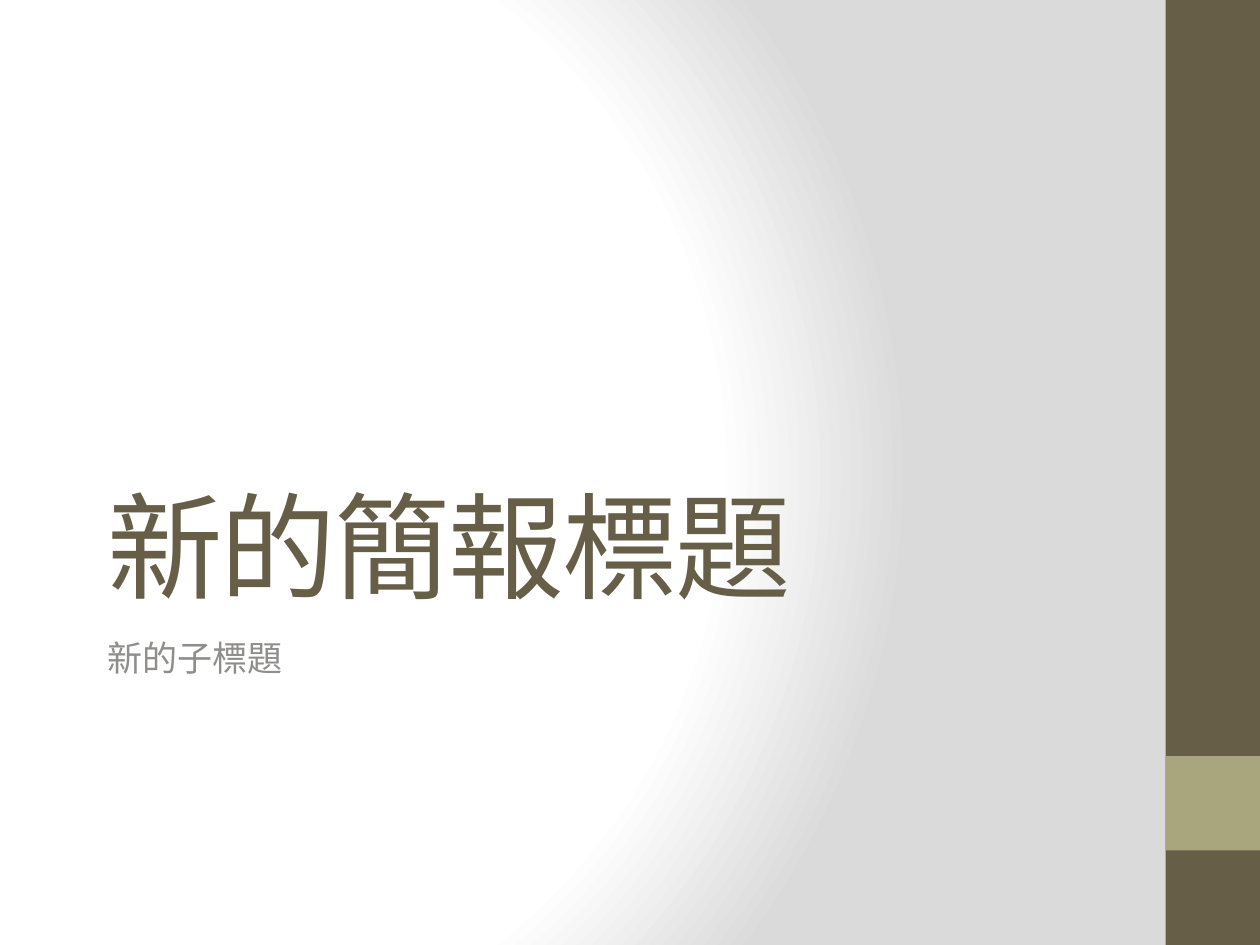
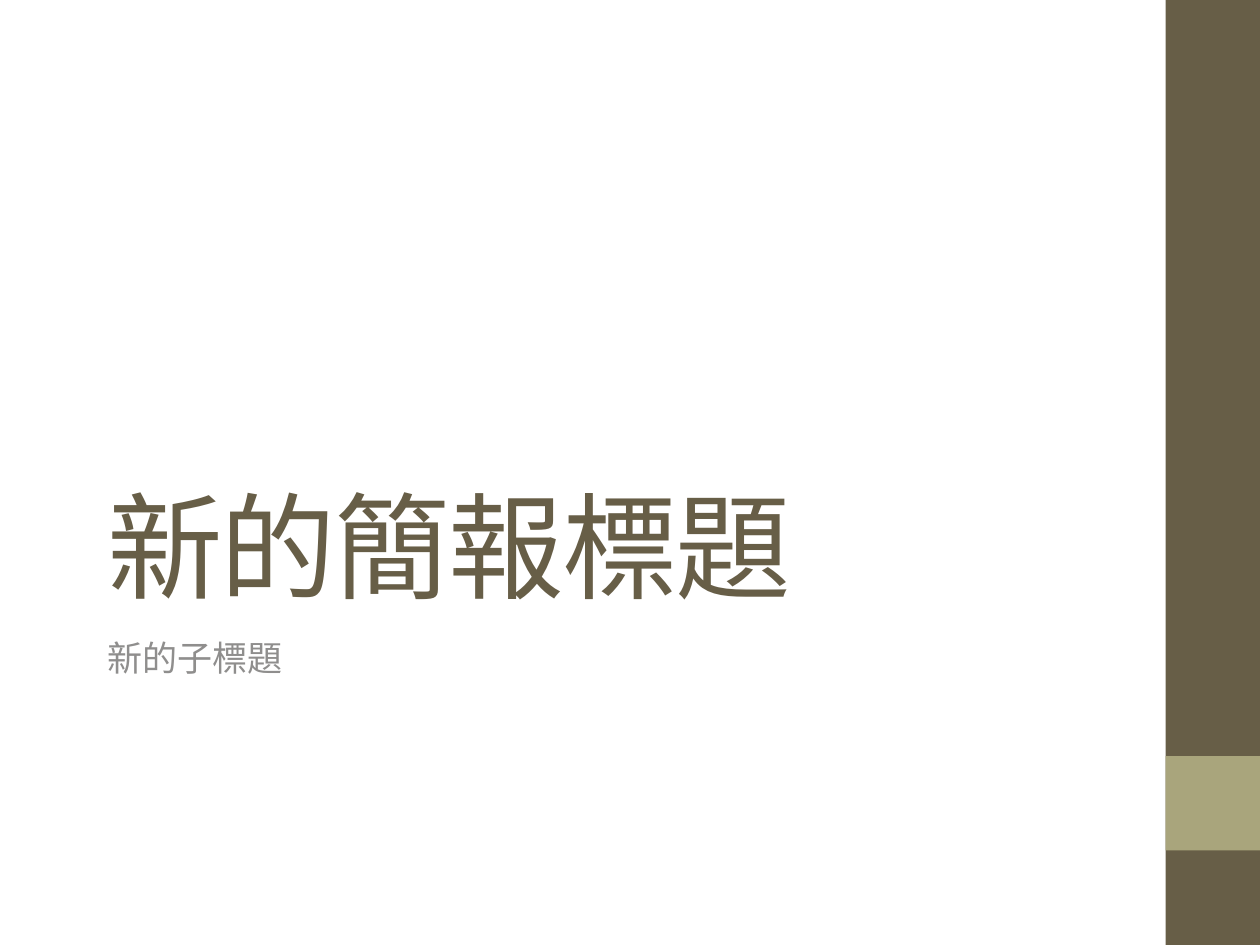
Before and after one commit to fillano/ironman2016, a slide deck: slide 1 of slides/slide1.pptx. Drawn at 1260x945 pixels with LibreOffice and Linux fonts; fonts in the diff are those of the drawing; background and template pictures are left out. Boxes give left, top, right and bottom in pixels: in the first picture for what was removed or moved away, otherwise in the second. Text is boxed around its words. In the diff, an @@ line names an element or a change of style, - is before the commit and + after.

```diff
--- a/slides/slide1.pptx
+++ b/slides/slide1.pptx
@@ background gradient #FFFFFF to #DADADA to picture (left out) @@
```
Also in this commit, not shown: 3 other slides changed, 2 slides added, 52 other files.
